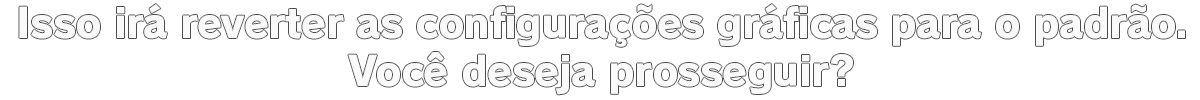
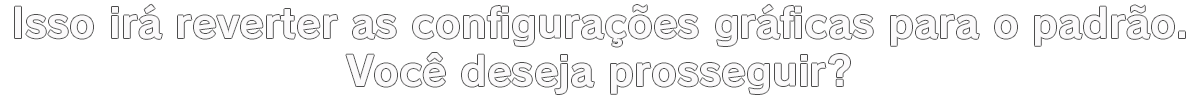
Layers edited between the first and the second 1200 × 100 image:
added layer "Isso irá reverter as configurações gráficas para o padrão. Você V2" above "Você deseja prosseguir?" over [15, 4, 1185, 94]
hid "Você deseja prosseguir?" over [348, 52, 853, 95]
hid "Isso irá reverter as configurações gráficas para o padrão." over [19, 4, 1185, 47]
